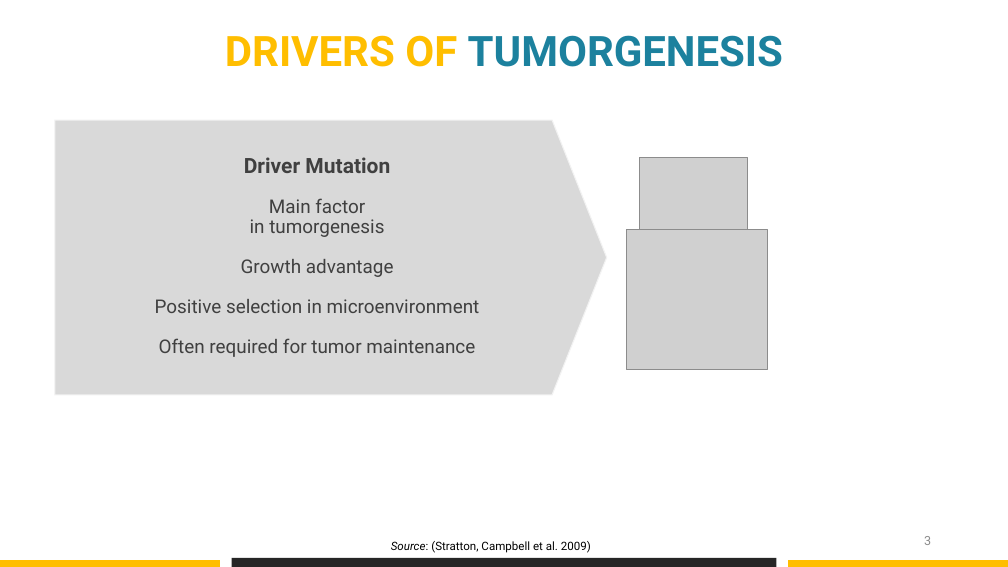
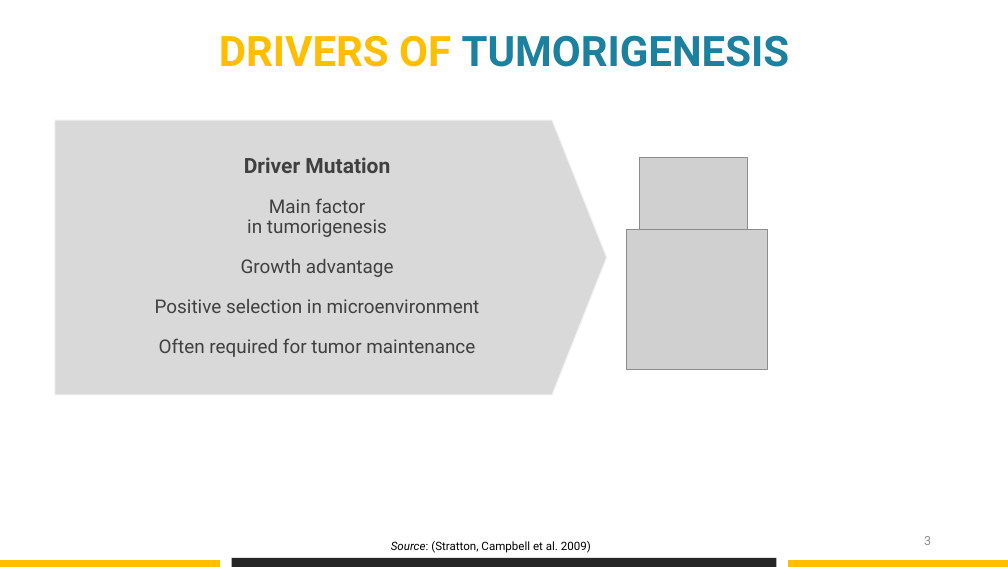
Before and after one commit to datascience-mobi/group-04-project-1-4, a slide deck: slide 3 of Project proposal_presentation_V1.pptx. Drawn at 1008x567 pixels with LibreOffice and Linux fonts; fonts in the diff are those of the drawing; grey boxes stand for pictures. Boxes give left, top, right and bottom in pixels: in the first picture for what was removed or moved away, otherwise in the second. Text is boxed around its words. In the diff, an @@ line names an element or a change of style, - is before the commit and + after.

Commit message:
Updated version of presentation

```diff
--- a/Project proposal_presentation_V1.pptx
+++ b/Project proposal_presentation_V1.pptx
@@ text at [219,35,789,67]: text changed @@
-DRIVERS OF TUMORGENESIS
+DRIVERS OF TUMORIGENESIS
@@ text in pentagon arrow at [247,219,387,237]: text changed @@
-in tumorgenesis
+in tumorigenesis
```
Also in this commit, not shown: 3 slides removed.
